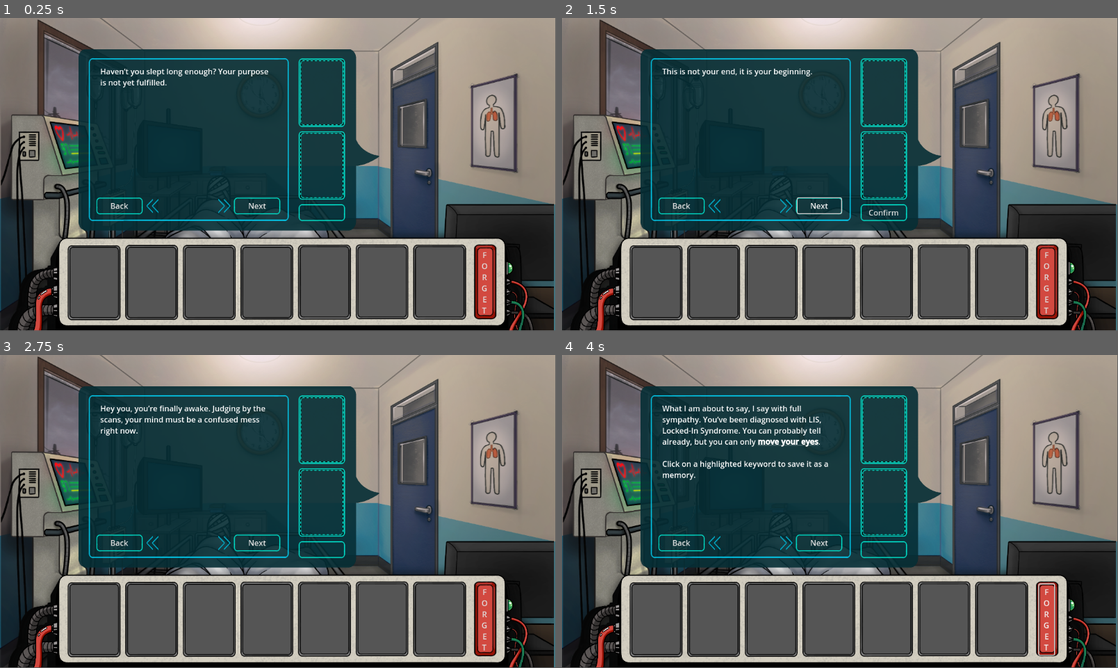
Above: before the commit, frames 1-4 (two rows, left to right).
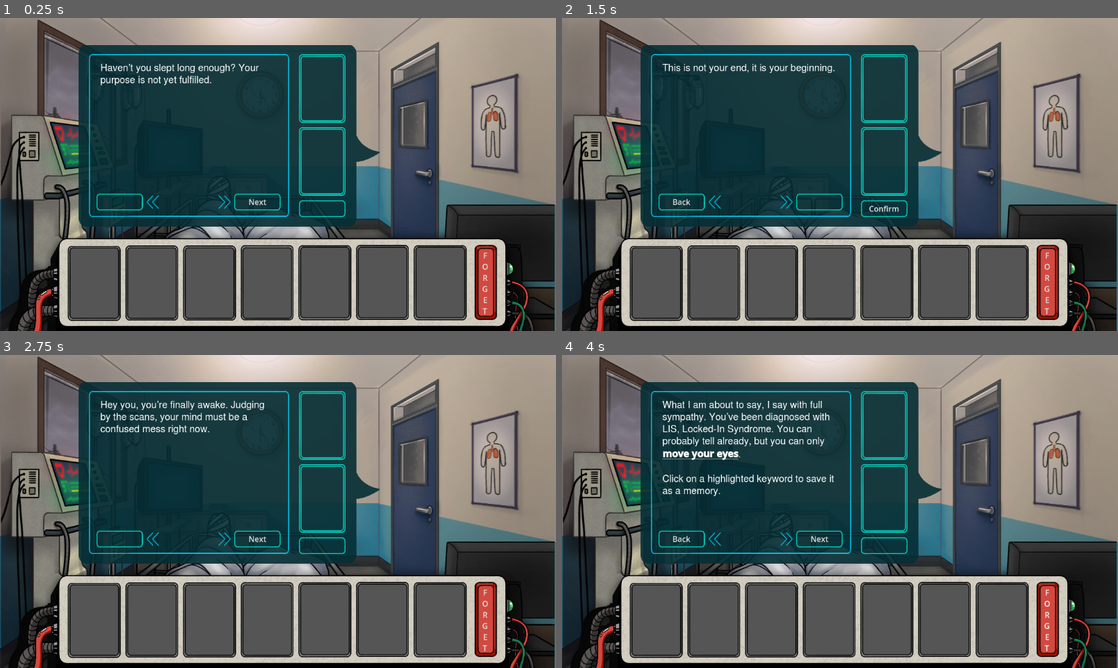
Above: after the commit, the same moments.

Repository: Goodman599/UWGameDevClubWinter2026Jam
Game: Godot game, scene res://Scenes/main.tscn
The game is run twice, just before and just after one commit, with the same random seed, the same clock (stepped at 60 frames per second) and the same inputs.
Inputs (mouse positions are in pixels of both pictures, inside the frame that each line leads up to):
- Up to frame 1 (0.25 s): no input
- Up to frame 2 (1.5 s): click (684, 205) at 0.5 s, where only the run before the commit has a clickable "Back"; click "Next" at 1.25 s
- Up to frame 3 (2.75 s): click "Confirm" at 2 s
- Up to frame 4 (4 s): click "Next" at 2.75 s; click "F O R G E T" at 3.5 s
In our replay, the window is 799x449 before the commit and 800x450 after it. These sizes can differ from the game's own. Grey fills any space a smaller window leaves; there, only what the larger window draws over its background counts as a difference.

The runs differ from the first frame. In frame 1, 11% of the frame differs, in the area x 0-100%, y 0-100%; in frame 2, 11%; in frame 3, 11%; in frame 4, 13%.

Commit message:
Black screen, qol

Diff:
--- a/Dialogues/Cultist.json
+++ b/Dialogues/Cultist.json
@@ -32,7 +32,8 @@
 	  ],
 	  "setState": {
 		"mentioned_supernatural": "true"
-	  }
+	  },
+	  "ending": "ending1"
 	},
 	"dialogue2": {
 	  "lines": [
--- /dev/null
+++ b/Dialogues/Endings.json
@@ -0,0 +1,10 @@
+{
+	"ending1": [
+		"This is all the text that will be in this ending.",
+        "This would be a second line in this ending."
+	],
+	"ending2": [
+		"This is ending 2.",
+		"Its got text!"
+	]
+}
--- /dev/null
+++ b/Fonts/base_font.tres
@@ -0,0 +1,6 @@
+[gd_resource type="FontVariation" load_steps=2 format=3 uid="uid://d3osqbkfd4jv3"]
+
+[ext_resource type="FontFile" uid="uid://e7200eiysibs" path="res://Fonts/nimbus-sans-l/NimbusSanL-Regu.ttf" id="1_ego6t"]
+
+[resource]
+base_font = ExtResource("1_ego6t")
--- /dev/null
+++ b/Scenes/black_screen.tscn
@@ -0,0 +1,40 @@
+[gd_scene load_steps=3 format=3 uid="uid://b0ah3vi4n7ged"]
+
+[ext_resource type="Script" uid="uid://cvnbju26164yl" path="res://black_screen.gd" id="1_q4laq"]
+[ext_resource type="FontVariation" uid="uid://d3osqbkfd4jv3" path="res://Fonts/base_font.tres" id="2_4rfk8"]
+
+[node name="BlackScreen" type="Control"]
+layout_mode = 3
+anchors_preset = 15
+anchor_right = 1.0
+anchor_bottom = 1.0
+grow_horizontal = 2
+grow_vertical = 2
+size_flags_horizontal = 3
+size_flags_vertical = 3
+script = ExtResource("1_q4laq")
+
+[node name="Background" type="ColorRect" parent="."]
+layout_mode = 1
+anchors_preset = 15
+anchor_right = 1.0
+anchor_bottom = 1.0
+grow_horizontal = 2
+grow_vertical = 2
+color = Color(0, 0, 0, 1)
+
+[node name="Text" type="RichTextLabel" parent="."]
+layout_mode = 1
+anchors_preset = 15
+anchor_right = 1.0
+anchor_bottom = 1.0
+grow_horizontal = 2
+grow_vertical = 2
+theme_override_fonts/normal_font = ExtResource("2_4rfk8")
+theme_override_font_sizes/normal_font_size = 50
+theme_override_font_sizes/bold_font_size = 50
+theme_override_font_sizes/bold_italics_font_size = 50
+theme_override_font_sizes/italics_font_size = 50
+text = "You Won!"
+horizontal_alignment = 1
+vertical_alignment = 1
--- a/Scenes/card_view.tscn
+++ b/Scenes/card_view.tscn
@@ -15,6 +15,7 @@
 anchors_preset = 0
 offset_right = 141.0
 offset_bottom = 181.0
+mouse_filter = 1
 script = ExtResource("1_p1guq")
 
 [node name="Card" type="TextureRect" parent="."]
--- a/Scenes/dialogue_box.tscn
+++ b/Scenes/dialogue_box.tscn
@@ -2,7 +2,7 @@
 
 [ext_resource type="Script" uid="uid://b8egxdag8vmdx" path="res://Scripts/dialogue_box.gd" id="1_hygrc"]
 [ext_resource type="Texture2D" uid="uid://3j3agtcrs6gy" path="res://Assets/dialogue_box.png" id="2_l8qb8"]
-[ext_resource type="PackedScene" uid="uid://cawextt8su2ct" path="res://Scenes/submission_box.tscn" id="3_kyvu4"]
+[ext_resource type="FontVariation" uid="uid://d3osqbkfd4jv3" path="res://Fonts/base_font.tres" id="3_kyvu4"]
 
 [node name="DialogueBox" type="Node2D"]
 script = ExtResource("1_hygrc")
@@ -17,6 +17,12 @@
 offset_top = 90.0
 offset_right = 577.00006
 offset_bottom = 339.0
+mouse_filter = 1
+theme_override_fonts/normal_font = ExtResource("3_kyvu4")
+theme_override_font_sizes/normal_font_size = 20
+theme_override_font_sizes/bold_font_size = 20
+theme_override_font_sizes/bold_italics_font_size = 20
+theme_override_font_sizes/italics_font_size = 20
 bbcode_enabled = true
 text = "If I got some text it would look like this"
 
@@ -25,6 +31,8 @@
 offset_top = 379.0
 offset_right = 713.0
 offset_bottom = 410.0
+focus_mode = 0
+mouse_filter = 1
 text = "Confirm"
 flat = true
 
@@ -33,6 +41,8 @@
 offset_top = 365.0
 offset_right = 579.0
 offset_bottom = 396.0
+focus_mode = 0
+mouse_filter = 1
 text = "Next"
 flat = true
 
@@ -41,13 +51,9 @@
 offset_top = 365.0
 offset_right = 295.0
 offset_bottom = 396.0
+focus_mode = 0
+mouse_filter = 1
 text = "Back"
 flat = true
 
-[node name="Submission Box" parent="." instance=ExtResource("3_kyvu4")]
-position = Vector2(670, 148)
-
-[node name="Submission Box2" parent="." instance=ExtResource("3_kyvu4")]
-position = Vector2(669, 299)
-
 [connection signal="meta_clicked" from="Text" to="." method="_on_text_meta_clicked"]
--- a/Scenes/main.tscn
+++ b/Scenes/main.tscn
@@ -10,6 +10,8 @@
 [ext_resource type="Script" path="res://Scripts/detective.gd" id="6_ynf5e"]
 [ext_resource type="Script" path="res://Scripts/cultist.gd" id="7_hptm8"]
 [ext_resource type="Script" path="res://Scripts/nurse.gd" id="8_d1ilt"]
+[ext_resource type="PackedScene" uid="uid://cd556cexy6fo5" path="res://Scenes/tutorial_box.tscn" id="11_d1ilt"]
+[ext_resource type="PackedScene" uid="uid://b0ah3vi4n7ged" path="res://Scenes/black_screen.tscn" id="12_6iyac"]
 
 [node name="Main" type="Node2D"]
 script = ExtResource("1_8gbba")
@@ -19,13 +21,12 @@
 scale = Vector2(0.5997396, 0.6013889)
 texture = ExtResource("2_6bp64")
 
-[node name="day_player" type="Sprite2D" parent="day_background"]
+[node name="day_player_ui" type="Sprite2D" parent="day_background"]
 scale = Vector2(0.99609196, 0.9990378)
 texture = ExtResource("3_344ge")
 
 [node name="DialogueBox" parent="." instance=ExtResource("5_kry3j")]
 unique_name_in_owner = true
-position = Vector2(0, 9)
 
 [node name="UI" parent="." instance=ExtResource("3_8gbba")]
 
@@ -46,3 +47,19 @@
 [node name="Nurse" parent="Visitors" instance=ExtResource("1_1k0k3")]
 script = ExtResource("8_d1ilt")
 visitor_name = "Nurse"
+
+[node name="TutorialBox" parent="." instance=ExtResource("11_d1ilt")]
+visible = false
+self_modulate = Color(0.58431375, 1, 0.5921569, 1)
+offset_left = 826.99994
+offset_top = 71.000015
+offset_right = 3127.0
+offset_bottom = 1350.9998
+
+[node name="BlackScreen" parent="." instance=ExtResource("12_6iyac")]
+unique_name_in_owner = true
+visible = false
+modulate = Color(1, 1, 1, 0)
+offset_right = 1152.0
+offset_bottom = 648.0
+metadata/_edit_lock_ = true
--- a/Scenes/submission_box.tscn
+++ b/Scenes/submission_box.tscn
@@ -30,6 +30,7 @@
 offset_right = 143.97313
 offset_bottom = 220.25842
 scale = Vector2(0.48216546, 0.47186735)
+mouse_filter = 2
 theme_override_font_sizes/normal_font_size = 64
 bbcode_enabled = true
 text = "Event"
--- /dev/null
+++ b/Scenes/tutorial_box.tscn
@@ -0,0 +1,29 @@
+[gd_scene load_steps=3 format=3 uid="uid://cd556cexy6fo5"]
+
+[ext_resource type="Texture2D" uid="uid://cls0djb5tk211" path="res://Assets/box.png" id="1_wlh8e"]
+
+[sub_resource type="StyleBoxTexture" id="StyleBoxTexture_ldroe"]
+texture = ExtResource("1_wlh8e")
+texture_margin_left = 300.0
+texture_margin_top = 300.0
+texture_margin_right = 300.0
+texture_margin_bottom = 300.0
+axis_stretch_horizontal = 1
+axis_stretch_vertical = 1
+
+[node name="TutorialBox" type="Panel"]
+anchors_preset = 15
+anchor_right = 1.0
+anchor_bottom = 1.0
+offset_left = 2.0
+offset_right = 9.999878
+offset_bottom = 281.99994
+grow_horizontal = 2
+grow_vertical = 2
+scale = Vector2(0.1, 0.1)
+theme_override_styles/panel = SubResource("StyleBoxTexture_ldroe")
+
+[node name="Text" type="RichTextLabel" parent="."]
+layout_mode = 0
+offset_right = 40.0
+offset_bottom = 40.0
--- a/Scenes/ui.tscn
+++ b/Scenes/ui.tscn
@@ -42,6 +42,7 @@
 offset_top = -41.0
 offset_right = 1021.0
 offset_bottom = 105.0
+focus_mode = 0
 text = "F
 O
 R
--- a/Scripts/base_visitor.gd
+++ b/Scripts/base_visitor.gd
@@ -24,11 +24,13 @@
 
 var box_scene = preload("res://Scenes/submission_box.tscn")
 var instantiated_submission_box_count : int = 0
-const SUBMISSION_BOX_POSITIONS = [Vector2(1000, 100), Vector2(1000, 300)]
+const SUBMISSION_BOX_POSITIONS = [Vector2(670, 148), Vector2(670, 299)]
 
 # Dictionary to store various visitor states. An example state could be "ritual stage"
 var visitor_states := {}
 
+# Store which ending will be shown after the current dialogue.
+var endingID := ""
 
 func _ready():
 	# Connect the 2 buttons on the dialogue_box scene to the dialogue managers
@@ -80,13 +82,14 @@
 		if current_dialogue_index == current_dialogue_line_count - 1:
 			show_inputs()
 
+		dialogue_index_changed()
+
 
 # Switch to the previous dialogue in the current branch
 func prev_dialogue():
 	if VisitorManager.current_visitor_name != visitor_name:
 		return
 
-	print(current_dialogue_index)
 	if current_dialogue_index > 0:
 		current_dialogue_index -= 1
 		show_text(dialogues[current_visit_branch][current_dialogue_branch]["lines"][current_dialogue_index])
@@ -95,6 +98,18 @@
 		if current_dialogue_index < current_dialogue_line_count - 1:
 			hide_inputs()
 
+		dialogue_index_changed()
+
+# Shows/Hides the next/prev buttons
+func dialogue_index_changed():
+	if current_dialogue_index == 0:
+		dialogue_box.get_node("Back").hide()
+	else:
+		dialogue_box.get_node("Back").show()
+	if current_dialogue_index == current_dialogue_line_count - 1:
+		dialogue_box.get_node("Next").hide()
+	else:
+		dialogue_box.get_node("Next").show()
 
 func show_inputs():
 	dialogue_box.show_confirm()
@@ -128,13 +143,17 @@
 	show_text(dialogues[current_visit_branch][current_dialogue_branch]["lines"][current_dialogue_index])
 	register_keywords(dialogues[current_visit_branch][current_dialogue_branch]["lines"])
 
+	dialogue_index_changed()
 
 	instantiated_submission_box_count = 0
 	delete_submission_boxes()
 	current_dialogue_takes_cards = false
 
+	# If the dialogue leads to an ending:
+	if dialogues[current_visit_branch][current_dialogue_branch].has("ending"):
+		endingID = dialogues[current_visit_branch][current_dialogue_branch]["ending"]
 	# The new dialogue is a submission dialogue line
-	if dialogues[current_visit_branch][current_dialogue_branch].has("accepts"):
+	elif dialogues[current_visit_branch][current_dialogue_branch].has("accepts"):
 		current_dialogue_takes_cards = true
 		for requirement : String in dialogues[current_visit_branch][current_dialogue_branch]["accepts"]:
 			create_submission_box(requirement)
@@ -209,8 +228,11 @@
 	if VisitorManager.current_visitor_name != visitor_name:
 		return
 
-	print(visitor_name)
-
+	# If there is an ending, do nothing else
+	if endingID != "":
+		print("loading ", endingID)
+		get_node("%BlackScreen").appear(endingID)
+		return
 
 
 	# Update any visitor states
--- a/Scripts/submission_box.gd
+++ b/Scripts/submission_box.gd
@@ -41,6 +41,8 @@
 	return box_index
 
 func _on_mouse_entered():
+	print("RAAH")
+
 	if not is_highlighted:
 		is_highlighted = true
 		update_appearance()
@@ -78,7 +80,7 @@
 		return false
 
 	if cards.size() >= max_cards:
-		return false
+		clear_cards()
 
 	if card.has_method("remove_from_area"):
 		card.remove_from_area()
--- /dev/null
+++ b/black_screen.gd
@@ -0,0 +1,68 @@
+extends Control
+
+var current_dialogue_index = 0
+var endings := {}
+var endingID := ""
+var in_text_transition := true
+
+func _ready():
+	modulate = Color(1, 1, 1, 0)
+	$Text.self_modulate = Color(1, 1, 1, 0)
+	endings = load_json_as_dict("res://Dialogues/Endings.json")
+	load_ending("ending2")
+
+func load_ending(newEndingID : String):
+	endingID = newEndingID
+	$Text.text = endings[endingID][0]
+
+func appear(newEndingID : String):
+	print("ads")
+	show()
+	var tween = get_tree().create_tween()
+	tween.tween_property(self, "modulate", Color(1, 1, 1, 1), 2)
+	await tween.finished
+
+	load_ending(newEndingID)
+
+	tween = get_tree().create_tween()
+	tween.tween_property($Text, "self_modulate", Color(1, 1, 1, 1), 1)
+	in_text_transition = false
+
+
+
+func show_next():
+	if in_text_transition:
+		return
+
+	if current_dialogue_index < endings[endingID].size() - 1:
+		in_text_transition = true
+		var tween = get_tree().create_tween()
+		tween.tween_property($Text, "self_modulate", Color(1, 1, 1, 0), 1)
+		await tween.finished
+		current_dialogue_index += 1
+		$Text.text = endings[endingID][current_dialogue_index]
+		tween = get_tree().create_tween()
+		tween.tween_property($Text, "self_modulate", Color(1, 1, 1, 1), 1)
+		in_text_transition = false
+
+func _input(event):
+	if event is InputEventMouseButton and event.button_index == MOUSE_BUTTON_LEFT:
+		if event.pressed:
+			show_next()
+
+
+
+# Takes a file path and returns a json as a dictionary
+func load_json_as_dict(path: String) -> Dictionary:
+	var file := FileAccess.open(path, FileAccess.READ)
+	if file == null:
+		push_error("Failed to open file: " + path + ". Make sure the name of the visitor is set correctly")
+		return {}
+	var json_text := file.get_as_text()
+	file.close()
+	var json := JSON.new()
+	var err := json.parse(json_text)
+	if err != OK:
+		push_error("JSON parse error: %s at line %d" % [json.get_error_message(), json.get_error_line()])
+		return {}
+	return json.data
--- a/project.godot
+++ b/project.godot
@@ -21,6 +21,10 @@
 MemoryManager="*res://Scripts/memory_manager.gd"
 VisitorManager="*res://Scripts/visitor_manager.gd"
 
+[display]
+
+window/stretch/mode="viewport"
+
 [editor]
 
 version_control/autoload_on_startup=true
Binary file added: Assets/box.png
Not shown, added: Assets/box.png.import
Not shown, added: Exports/v0.2/index.apple-touch-icon.png.import
Not shown, added: Exports/v0.2/index.icon.png.import
Not shown, added: Exports/v0.2/index.png.import
Binary file added: Fonts/nimbus-sans-l/NimbusSanL-Bold.ttf
Not shown, added: Fonts/nimbus-sans-l/NimbusSanL-Bold.ttf.import
Not shown, added: Fonts/nimbus-sans-l/NimbusSanL-BoldCond.ttf.import
Not shown, added: Fonts/nimbus-sans-l/NimbusSanL-BoldCondItal.ttf.import
Binary file added: Fonts/nimbus-sans-l/NimbusSanL-BoldItal.ttf
Not shown, added: Fonts/nimbus-sans-l/NimbusSanL-BoldItal.ttf.import
Binary file added: Fonts/nimbus-sans-l/NimbusSanL-Regu.ttf
(and 23 more such lines)
